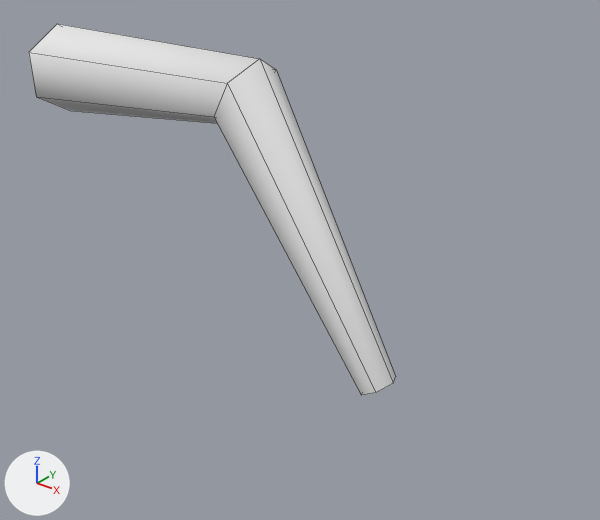
The FBX model unity/Assets/Art/Models/Higurashi_Leg2.fbx: old version first, new version second.
One viewpoint serves both versions: a 50 mm camera at (0.491, -0.351, 0.133) aimed at (0.21, 0.0, -0.085). Every picture has the same lights, and +X, +Y and +Z are marked at lower left. The older version comes first. Mesh edges are drawn as thin lines. Where no turn or scale is listed for an object, it has been applied to the vertices.

Names of what the first picture shows: 'Higurashi_Leg2'.
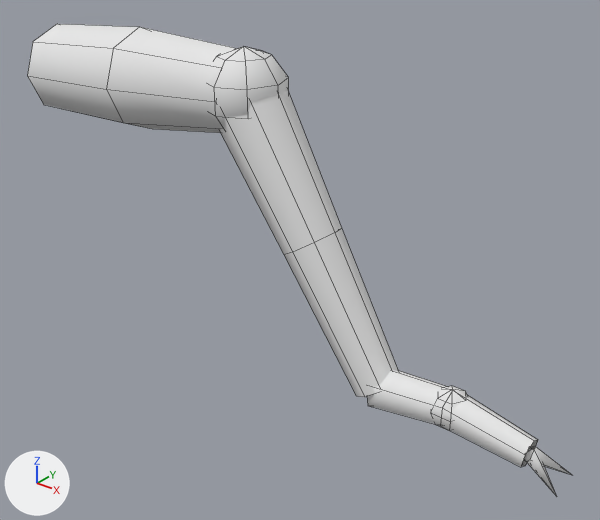
What differs and where, as boxes [x1, y1, x2, y2] in the pictures (600 x 520 px; the box of a moved part takes in the faces that stretch with it):
```json
{"object": "Higurashi_Leg2", "change": "reshaped", "before": [29, 24, 395, 395], "after": [27, 24, 572, 495], "on screen": "49% wider, 27% taller"}
{"part": 1, "of": "me_higurashi_leg2", "change": "added", "after": [208, 47, 289, 128]}
{"part": 2, "of": "me_higurashi_leg2", "change": "added", "after": [431, 386, 467, 431]}
{"part": 3, "of": "me_higurashi_leg2", "change": "added", "after": [219, 90, 398, 397]}
{"part": 4, "of": "me_higurashi_leg2", "change": "added", "after": [367, 370, 538, 467]}
{"part": 5, "of": "me_higurashi_leg2", "change": "moved or reshaped", "before": [29, 24, 395, 395], "after": [27, 24, 237, 133]}
{"part": 6, "of": "me_higurashi_leg2", "change": "added", "after": [524, 446, 572, 495]}
```

Scene script edits in JSON lines:
```json
{"block": "me_higurashi_leg2", "where": "# used by ob_higurashi_leg2; location = (0.0, 0.0, 0.0)"}
{"block": "me_higurashi_leg2", "where": "# verts and faces of me_higurashi_leg2; kept vertices keep their numbers, new ones are numbered from 18"}
{"op": "remove", "block": "me_higurashi_leg2", "code": "me_higurashi_leg2.from_pydata(...)  # 18 vertices, 12 faces; spans x -0.002..0.28, y -0.026..0.026, z -0.156..0.031"}
{"op": "add", "block": "me_higurashi_leg2", "code": "me_higurashi_leg2.from_pydata(...)  # 130 vertices, 116 faces; spans x -0.002..0.387, y -0.032..0.032, z -0.164..0.037"}
{"block": "me_higurashi_leg2", "change": "me_higurashi_leg2 part 1: a new loose piece, a UV sphere (8 segments, 5 rings, poles along z) spanning x 0.145..0.195, y -0.025..0.025, z -0.016..0.036, in mat_vertexcolor (white #e7e7e7)"}
{"block": "me_higurashi_leg2", "change": "me_higurashi_leg2 part 2: a new loose piece, a UV sphere (6 segments, 4 rings, poles along z) spanning x 0.305..0.331, y -0.011..0.011, z -0.157..-0.131, in mat_vertexcolor (white #e7e7e7)"}
{"block": "me_higurashi_leg2", "change": "me_higurashi_leg2 part 3: a new loose piece of 24 vertices spanning x 0.15..0.282, y -0.023..0.023, z -0.158..0.022, in mat_vertexcolor (white #e7e7e7)"}
{"block": "me_higurashi_leg2", "change": "me_higurashi_leg2 part 4: a new loose piece of 18 vertices spanning x 0.268..0.367, y -0.012..0.012, z -0.164..-0.132, in mat_vertexcolor (white #e7e7e7)"}
{"block": "me_higurashi_leg2", "change": "me_higurashi_leg2 part 5"}
{"block": "me_higurashi_leg2", "change": "16 vertices are removed from x -0.001..0.28, y -0.026..0.026, z -0.156..0.031"}
{"block": "me_higurashi_leg2", "change": "12 faces are deleted"}
{"block": "me_higurashi_leg2", "change": "22 vertices are added at x -0.001..0.171, y -0.032..0.032, z -0.027..0.037"}
{"block": "me_higurashi_leg2", "change": "16 new faces join them"}
{"block": "me_higurashi_leg2", "change": "me_higurashi_leg2 part 6"}
{"op": "add", "block": "me_higurashi_leg2", "code": "verts[40] = (0.368, -0.001, -0.147)  # pixel (533, 448)"}
{"op": "add", "block": "me_higurashi_leg2", "code": "verts[41] = (0.364, -0.005, -0.152)"}
{"op": "add", "block": "me_higurashi_leg2", "code": "verts[42] = (0.364, 0.001, -0.156)"}
{"op": "add", "block": "me_higurashi_leg2", "code": "verts[43] = (0.368, 0.005, -0.152)"}
{"op": "add", "block": "me_higurashi_leg2", "code": "verts[44] = (0.387, -0.011, -0.162)  # pixel (556, 496)"}
{"op": "add", "block": "me_higurashi_leg2", "code": "verts[45] = (0.368, 0.001, -0.147)  # pixel (535, 446)"}
{"op": "add", "block": "me_higurashi_leg2", "code": "verts[46] = (0.368, -0.005, -0.152)  # pixel (529, 459)"}
{"op": "add", "block": "me_higurashi_leg2", "code": "verts[47] = (0.364, -0.001, -0.156)  # pixel (524, 460)"}
{"op": "add", "block": "me_higurashi_leg2", "code": "verts[48] = (0.364, 0.005, -0.152)  # pixel (529, 446)"}
{"op": "add", "block": "me_higurashi_leg2", "code": "verts[49] = (0.387, 0.01, -0.162)  # pixel (572, 475)"}
{"op": "add", "block": "me_higurashi_leg2", "code": "faces += [(40, 41, 44), (41, 42, 44), (42, 43, 44), (40, 44, 43), (45, 46, 49), (46, 47, 49)]"}
{"op": "add", "block": "me_higurashi_leg2", "code": "faces += [(47, 48, 49), (45, 49, 48)]"}
```
